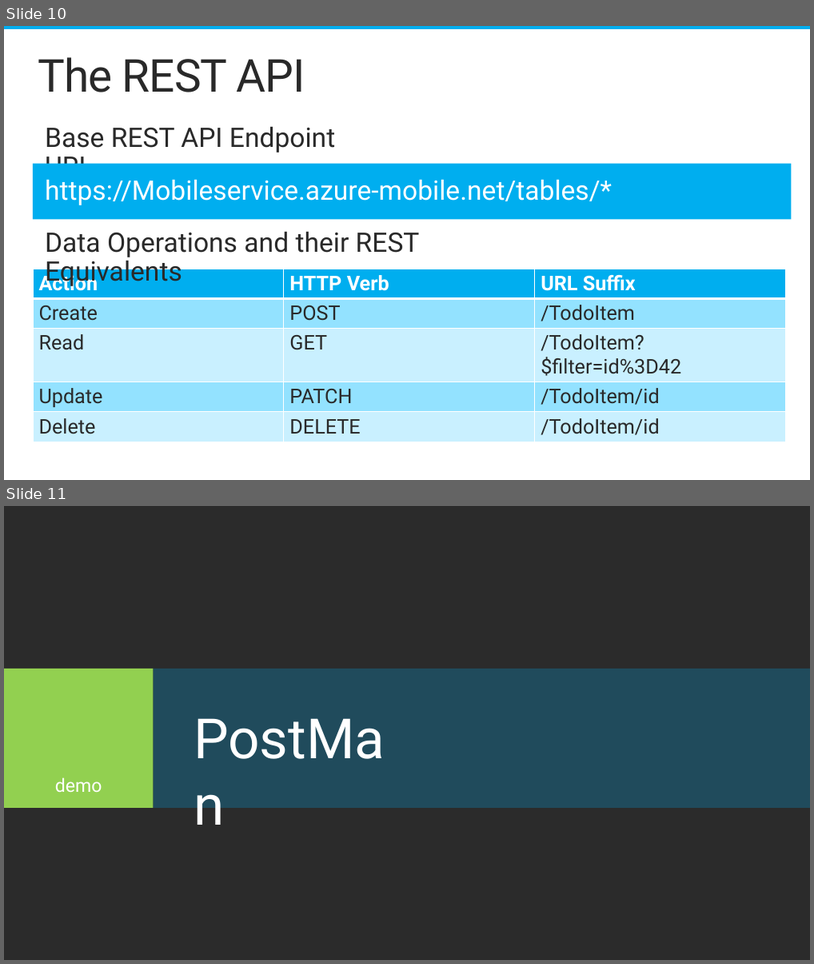
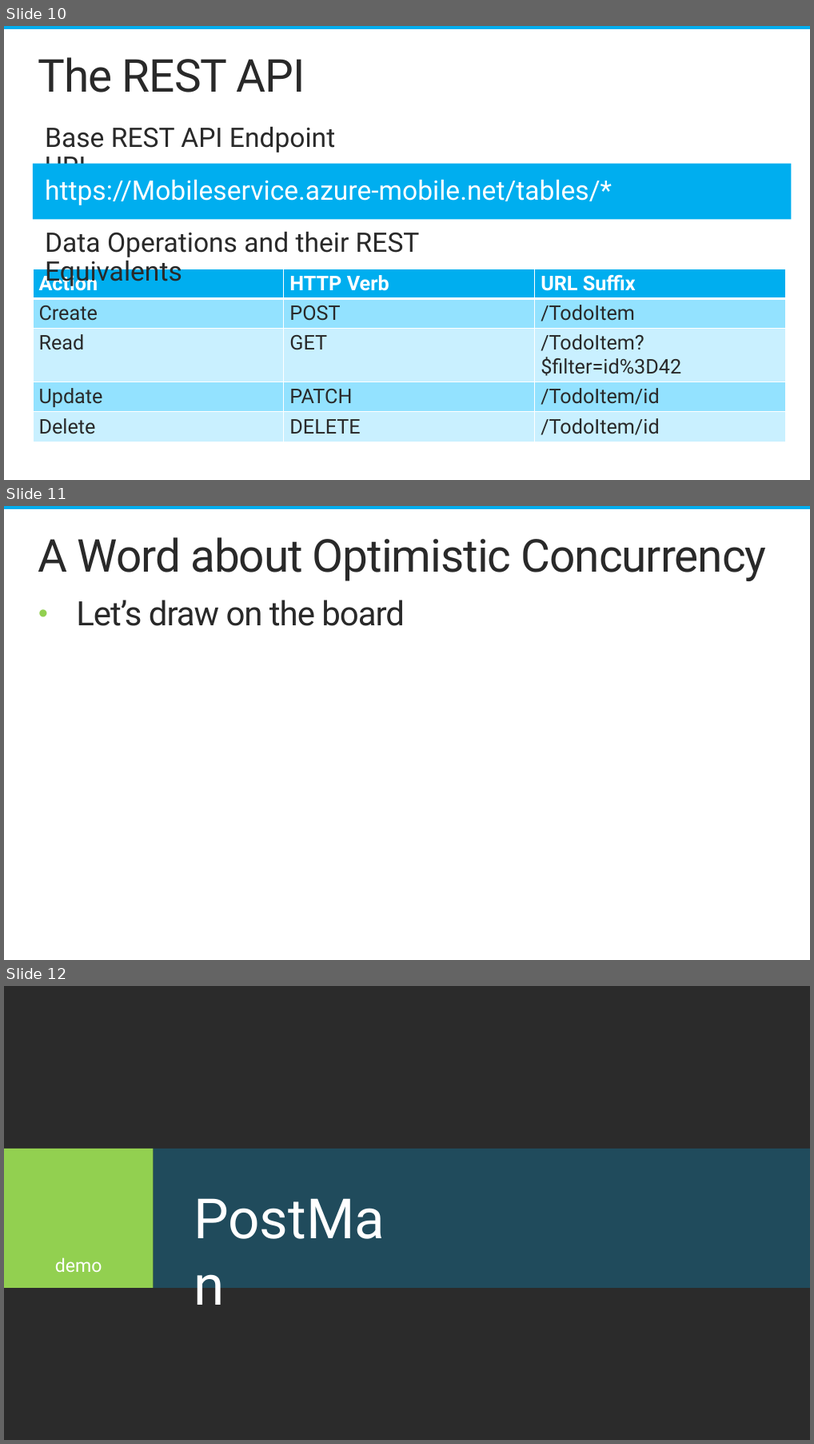
Before and after one commit to ChrisRisner/MDevCon-Hands-on-Lab, a slide deck: MDevCon2014.pptx. Shown one above the other, each under a label of ours: slides 10 and 11 before the commit, slides 10, 11 and 12 after it. The pictures are 814x964 and 814x1444 pixels, drawn with LibreOffice and Linux fonts; fonts in the diff are those of the drawing; background and template pictures are left out; a plain dark background stands for a picture behind light text. Boxes give left, top, right and bottom in pixels: in the first picture for what was removed or moved away, otherwise in the second. Text is boxed around its words. In the diff, an @@ line names an element or a change of style, - is before the commit and + after.

```diff
--- a/MDevCon2014.pptx
+++ b/MDevCon2014.pptx
@@ slide 11 added at bbox=[4, 506, 810, 960], background #FFFFFF; not listed: 1 template element that a slide beside it also shows @@
@@ title added at bbox=[38, 537, 767, 581], 54 pt, text #292929 @@
+A Word about Optimistic Concurrency
@@ text added at bbox=[76, 600, 405, 626], 40 pt, text #292929 @@
+• Let’s draw on the board
@@ what was slide 11 is now slide 12 @@
```
Also in this commit, not shown: 1 slide changed.
